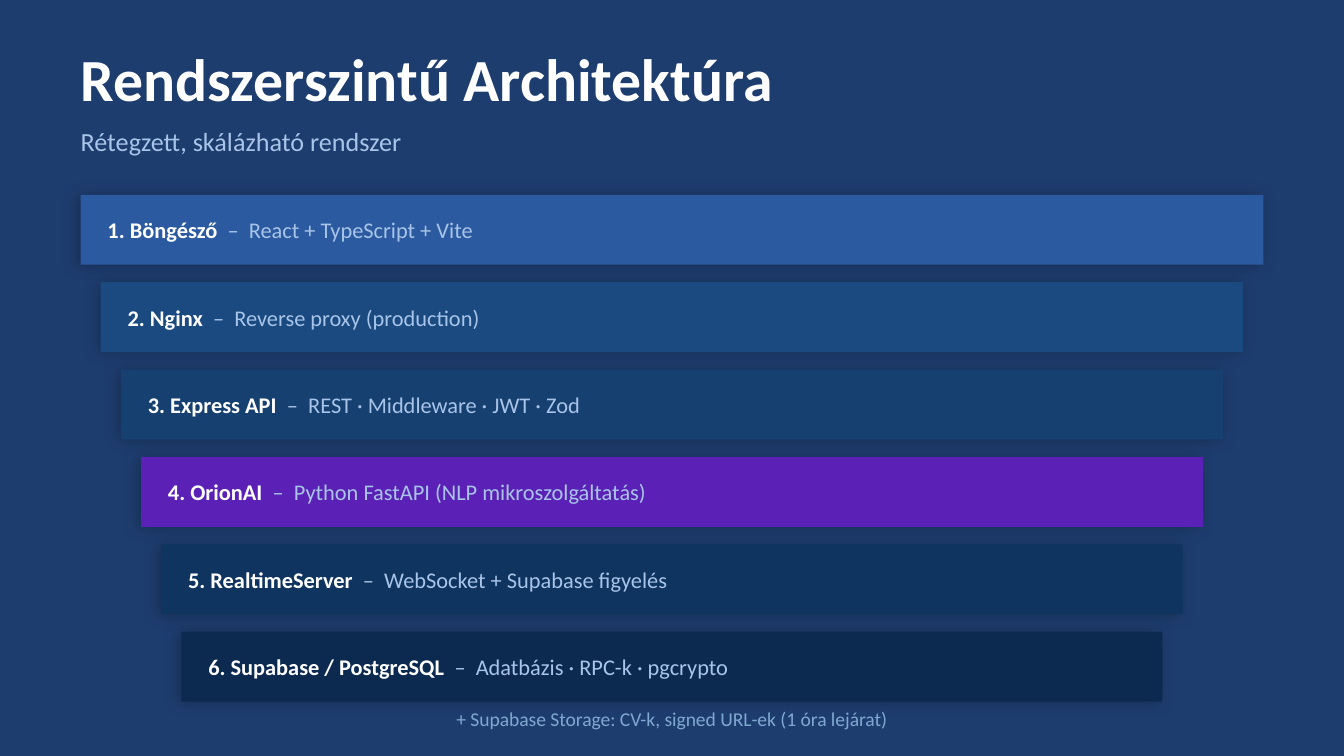
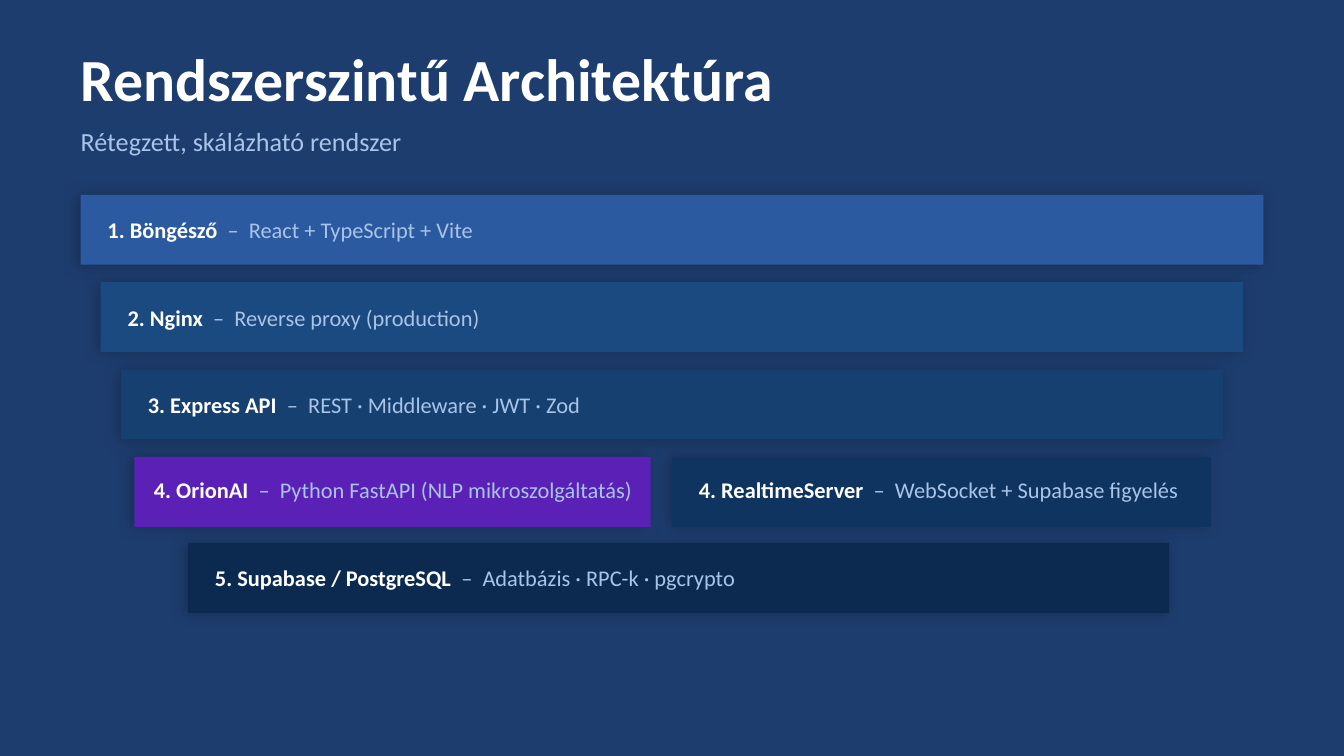
Before and after one commit to DomonkosTech/Orion, a slide deck: slide 6 of docs/Orion_Prezentacio.pptx. Drawn at 1344x756 pixels with LibreOffice and Linux fonts; fonts in the diff are those of the drawing. Boxes give left, top, right and bottom in pixels: in the first picture for what was removed or moved away, otherwise in the second. Text is boxed around its words. In the diff, an @@ line names an element or a change of style, - is before the commit and + after.

```diff
--- a/docs/Orion_Prezentacio.pptx
+++ b/docs/Orion_Prezentacio.pptx
@@ rectangle: place and size @@
-rectangle at box(141, 457, 1203, 527)
+rectangle at box(134, 457, 650, 527)
@@ text "4. OrionAI – Python FastAPI ...": place and size @@
-text "4. OrionAI – Python FastAPI ..." at box(168, 484, 645, 504)
+text "4. OrionAI – Python FastAPI ..." at box(154, 482, 631, 502)
@@ rectangle: place and size @@
-rectangle at box(161, 544, 1183, 614)
+rectangle at box(672, 457, 1211, 527)
@@ text at box(699, 482, 1177, 502): text changed @@
-5. RealtimeServer – WebSocket + Supabase figyelés
+4. RealtimeServer – WebSocket + Supabase figyelés
@@ rectangle: place and size @@
-rectangle at box(181, 632, 1163, 702)
+rectangle at box(188, 543, 1169, 613)
@@ text at box(215, 570, 734, 590): text changed @@
-6. Supabase / PostgreSQL – Adatbázis · RPC-k · pgcrypto
+5. Supabase / PostgreSQL – Adatbázis · RPC-k · pgcrypto
@@ text removed at box(470, 712, 887, 729) @@
-+ Supabase Storage: CV-k, signed URL-ek (1 óra lejárat)
```
Also in this commit, not shown: 11 other slides changed, 5 slides added, 1 other file.
